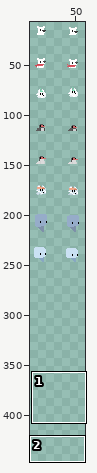
Edited in one commit: sprite sheet (LifeOfWilbur/Assets/Sprites/DialogProfiles.png). Above: a wide view before the commit, with the close-up outlined.
Close-up. As it was:
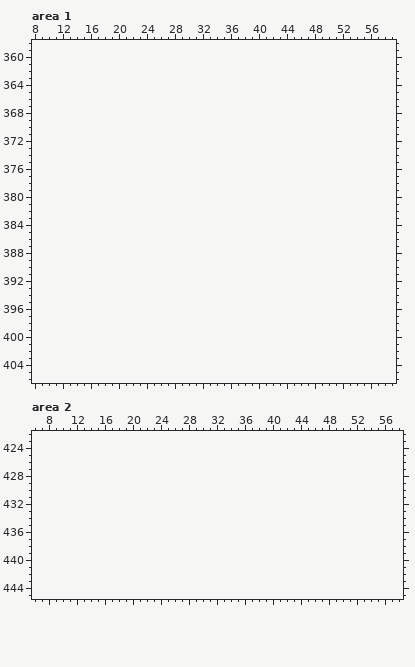
The file is 96x256 pixels. Colours within 5 levels of each other are drawn and written as one. Shown: area 1: x 8..59, y 358..406; area 2: x 6..58, y 422..445. The old version is drawn lined up with the new one, on the new canvas. The wide view leaves out empty margins. The commit also changed other parts of the picture, which this record leaves out.
Once edited:
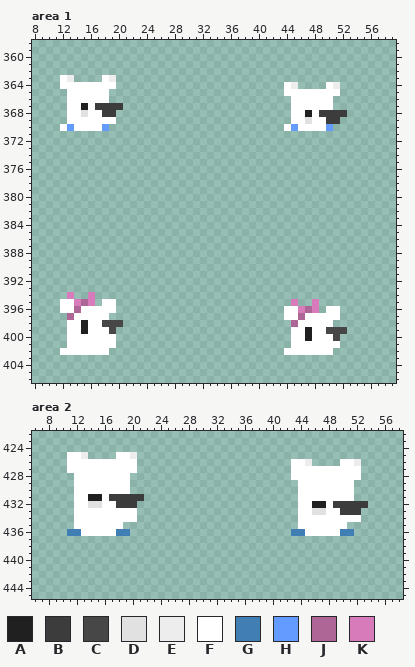
Palette (. is transparent): A #202020  B #3c3c3c  C #474747  D #e1e1e1  E #ededed  F #ffffff  G #417eb4  H #639bff  J #ad6696  K #d77bba
What changed:
canvas 96x256 -> 96x512
Area 1:
y 363: x 12..13 .. -> FE; x 18..19 .. -> FE
y 364: x 12..19 ........ -> FFFFFFFF; x 44..45 .. -> FE; x 50..51 .. -> FE
y 365: x 13..18 ...... -> FFFFFF; x 44..51 ........ -> FFFFFFFF
y 366: x 13..18 ...... -> FFFFFF; x 45..50 ...... -> FFFFFF
y 367: x 13..20 ........ -> FFAFBBBB; x 45..50 ...... -> FFFFFF
y 368: x 13..19 ....... -> FFDFFBB; x 45..52 ........ -> FFAFBBBB
y 369: x 13..19 ....... -> FFFFFFF; x 45..51 ....... -> FFDFFBB
y 370: x 12..18 ....... -> FHFFFFH; x 44..50 ....... -> FHFFFFH
y 394: x 13 . -> K; x 16 . -> K
y 395: x 12..16 ..... -> FFKJK; x 18..19 .. -> FF; x 45 . -> K; x 48 . -> K
y 396: x 12..19 ........ -> FFJFFFFF; x 44..48 ..... -> FFKJK; x 50..51 .. -> FF
y 397: x 13..18 ...... -> JFFFFF; x 44..51 ........ -> FFJFFFFF
y 398: x 13..20 ........ -> FFAFFCCC; x 45..50 ...... -> JFFFFF
y 399: x 13..19 ....... -> FFAFFFC; x 45..52 ........ -> FFAFFCCC
y 400: x 13..19 ....... -> FFFFFFF; x 45..51 ....... -> FFAFFFC
y 401: x 13..19 ....... -> FFFFFFF; x 45..51 ....... -> FFFFFFF
y 402: x 12..18 ....... -> FFFFFFF; x 44..50 ....... -> FFFFFFF
Area 2:
y 425: x 11..13 ... -> FFE; x 18..20 ... -> FFE
y 426: x 11..20 .......... -> FFFFFFFFFF; x 43..45 ... -> FFE; x 50..52 ... -> FFE
y 427: x 11..20 .......... -> FFFFFFFFFF; x 43..52 .......... -> FFFFFFFFFF
y 428: x 12..19 ........ -> FFFFFFFF; x 43..52 .......... -> FFFFFFFFFF
y 429..430: x 12..19 ........ -> FFFFFFFF; x 44..51 ........ -> FFFFFFFF
y 431: x 12..21 .......... -> FFAAFBBBBB; x 44..51 ........ -> FFFFFFFF
y 432: x 12..20 ......... -> FFDDFFBBB; x 44..53 .......... -> FFAAFBBBBB
y 433: x 12..20 ......... -> FFFFFFFFF; x 44..52 ......... -> FFDDFFBBB
y 434: x 12..20 ......... -> FFFFFFFFF; x 44..52 ......... -> FFFFFFFFF
y 435: x 12..18 ....... -> FFFFFFF; x 44..50 ....... -> FFFFFFF
y 436: x 11..19 ......... -> GGFFFFFGG; x 43..51 ......... -> GGFFFFFGG
Changed places in both close-ups, as pixel boxes (x1, y1, x2, y2):
added: (60, 75, 123, 131)
added: (284, 82, 347, 131)
added: (60, 292, 123, 355)
added: (284, 299, 347, 355)
added: (67, 452, 144, 536)
added: (291, 459, 368, 536)
